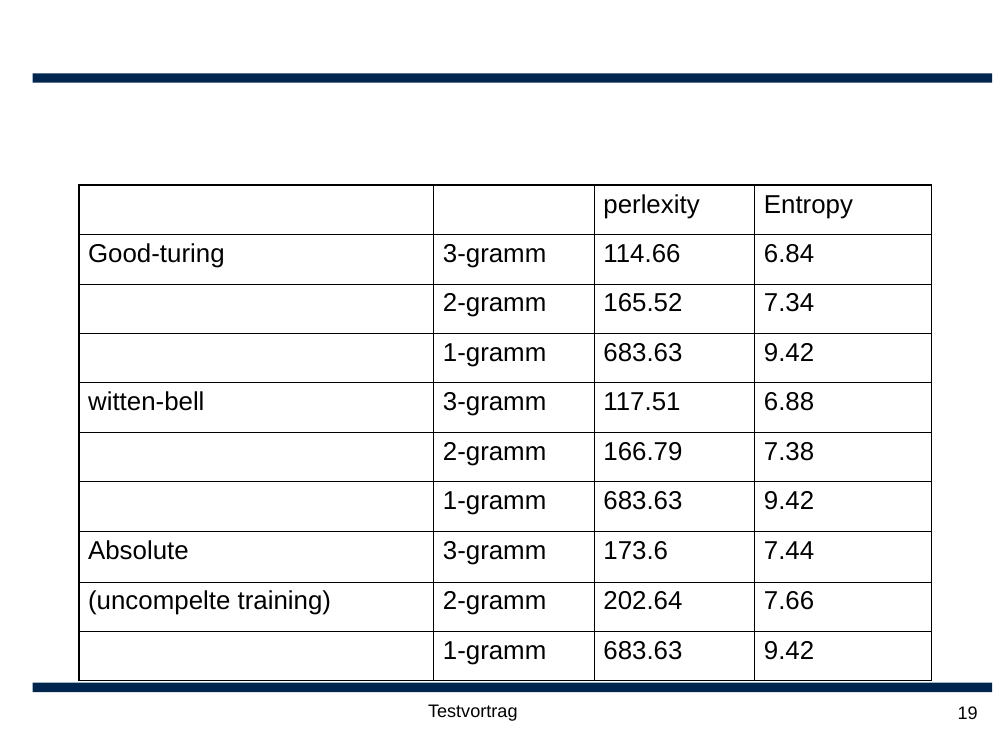
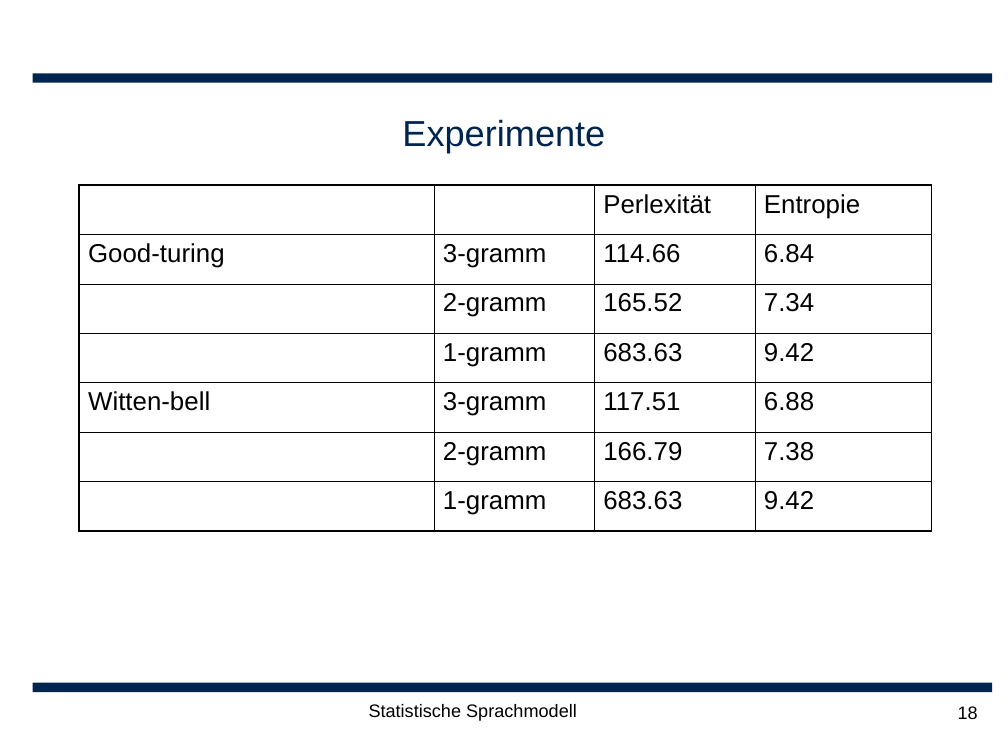
Before and after one commit to leonard117/arbeittet, a slide deck: slide 18 of ARS/doc/Statische Sprachmodellierung.ppt (slide 19 before the commit). Drawn at 1008x736 pixels with LibreOffice and Linux fonts; fonts in the diff are those of the drawing; background and template pictures are left out. Boxes give left, top, right and bottom in pixels: in the first picture for what was removed or moved away, otherwise in the second. Text is boxed around its words. In the diff, an @@ line names an element or a change of style, - is before the commit and + after.

```diff
--- a/ARS/doc/Statische Sprachmodellierung.ppt
+++ b/ARS/doc/Statische Sprachmodellierung.ppt
@@ title added at box(402, 119, 605, 152), 28 pt, text #00254F @@
+Experimente
@@ table at box(79, 185, 931, 531) @@
-row 1, column 3: perlexity
+row 1, column 3: Perlexität
-row 1, column 4: Entropy
+row 1, column 4: Entropie
-row 5, column 1: witten-bell
+row 5, column 1: Witten-bell
-row 8: Absolute | 3-gramm | 173.6 | 7.44
-row 9: (uncompelte training) | 2-gramm | 202.64 | 7.66
-row 10:  | 1-gramm | 683.63 | 9.42
@@ text at box(369, 704, 577, 721): text changed @@
-Testvortrag
+Statistische Sprachmodell
@@ page number at box(958, 706, 978, 719): text changed @@
-19
+18
```
Also in this commit, not shown: 15 other slides changed, 5 slides added, 4 slides removed.
